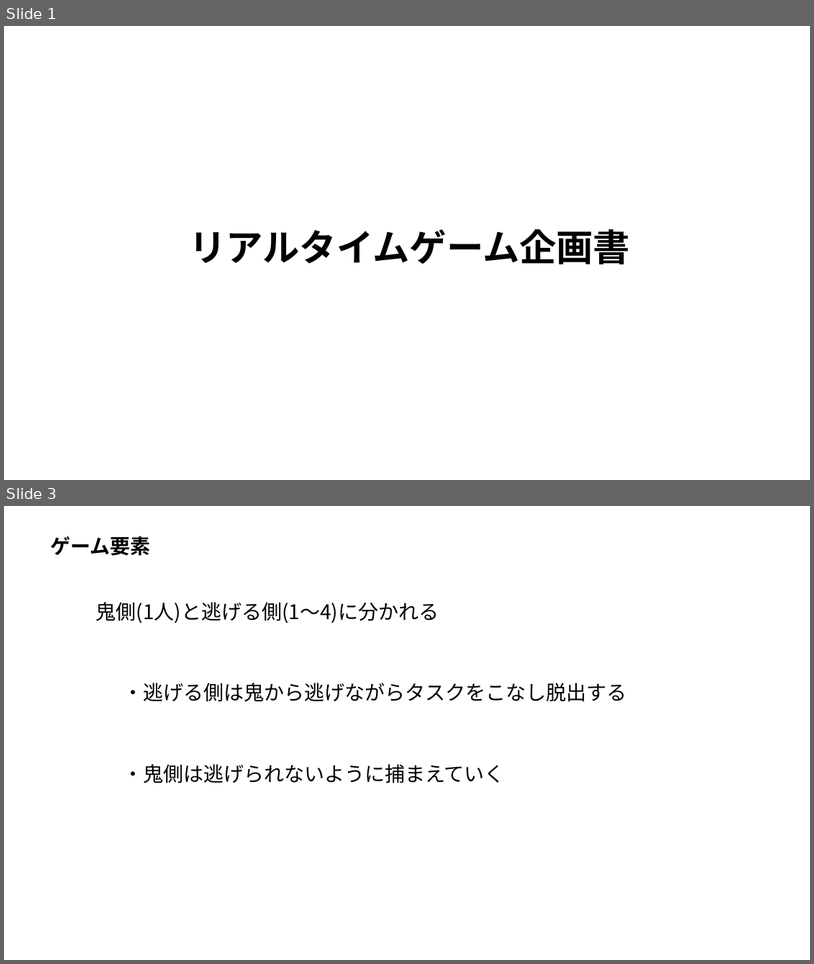
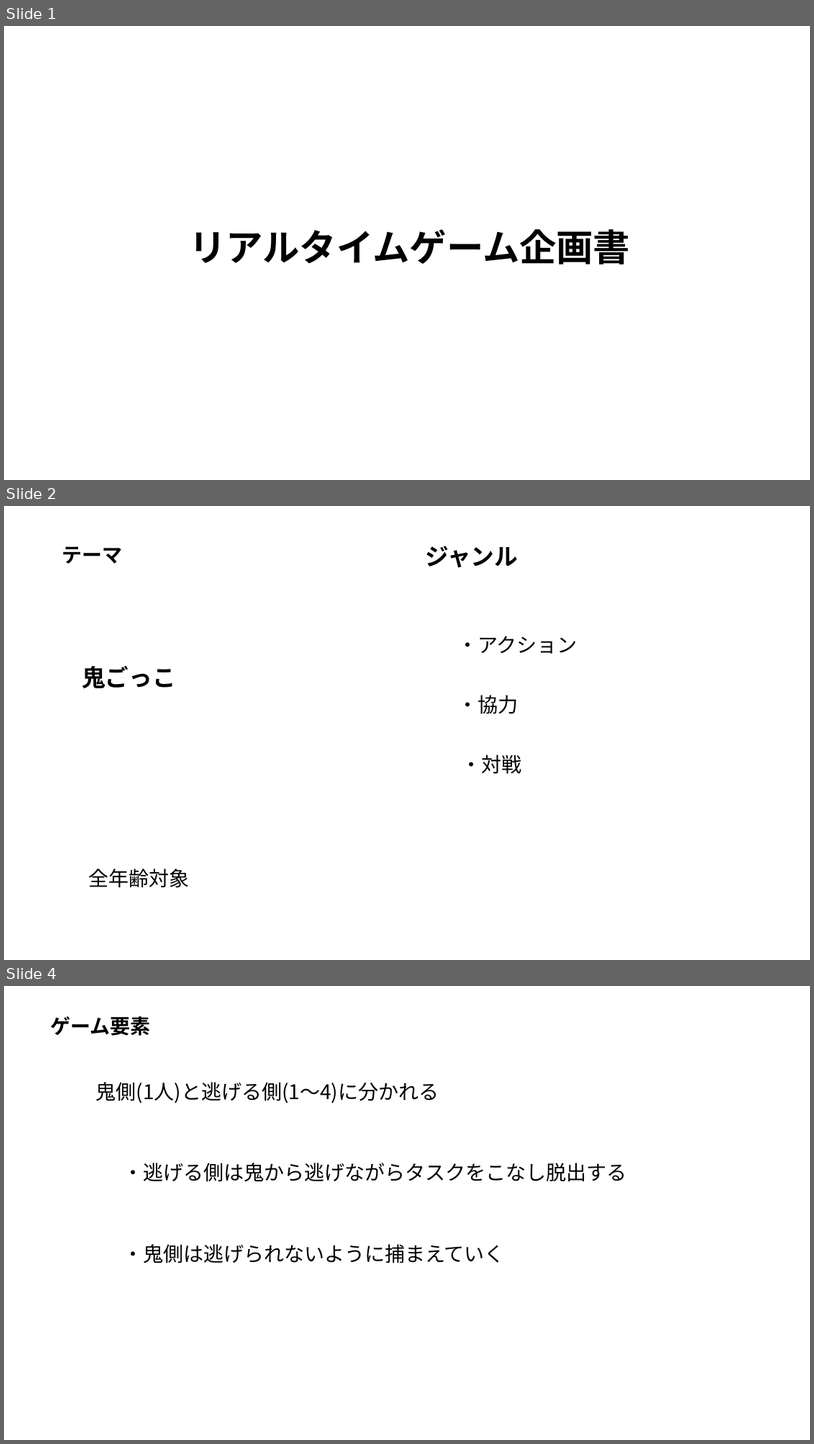
Before and after one commit to kaya0215i/realtime-game, a slide deck: docs/design/2年リアルタイムゲーム企画書.pptx. Shown one above the other, each under a label of ours: slides 1 and 3 before the commit, slides 1, 2 and 4 after it; the slides between them are not shown. The pictures are 814x964 and 814x1444 pixels, drawn with LibreOffice and Linux fonts; fonts in the diff are those of the drawing. Boxes give left, top, right and bottom in pixels: in the first picture for what was removed or moved away, otherwise in the second. Text is boxed around its words. In the diff, an @@ line names an element or a change of style, - is before the commit and + after.

```diff
--- a/docs/design/2年リアルタイムゲーム企画書.pptx
+++ b/docs/design/2年リアルタイムゲーム企画書.pptx
@@ slide 2 added at bbox=[4, 506, 810, 960], background #FFFFFF @@
@@ text added at bbox=[62, 546, 123, 564], 24 pt, text #000000, bold @@
+テーマ
@@ text added at bbox=[425, 546, 518, 568], 28 pt, text #000000, bold @@
+ジャンル
@@ text added at bbox=[458, 636, 578, 654], 24 pt, text #000000 @@
+・アクション
@@ text added at bbox=[82, 666, 176, 688], 28 pt, text #000000, bold @@
+鬼ごっこ
@@ text added at bbox=[458, 695, 518, 714], 24 pt, text #000000 @@
+・協力
@@ text added at bbox=[461, 754, 522, 774], 24 pt, text #000000 @@
+・対戦
@@ text added at bbox=[89, 868, 190, 888], 24 pt, text #000000 @@
+全年齢対象
@@ what was slide 3 is now slide 4 @@
```
Also in this commit, not shown: 1 slide changed, 21 other files.
